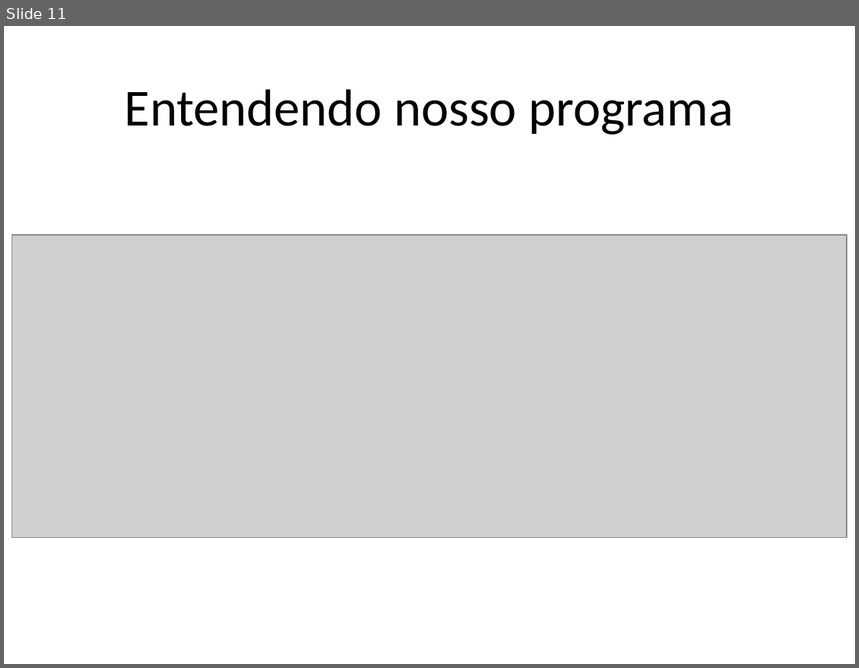
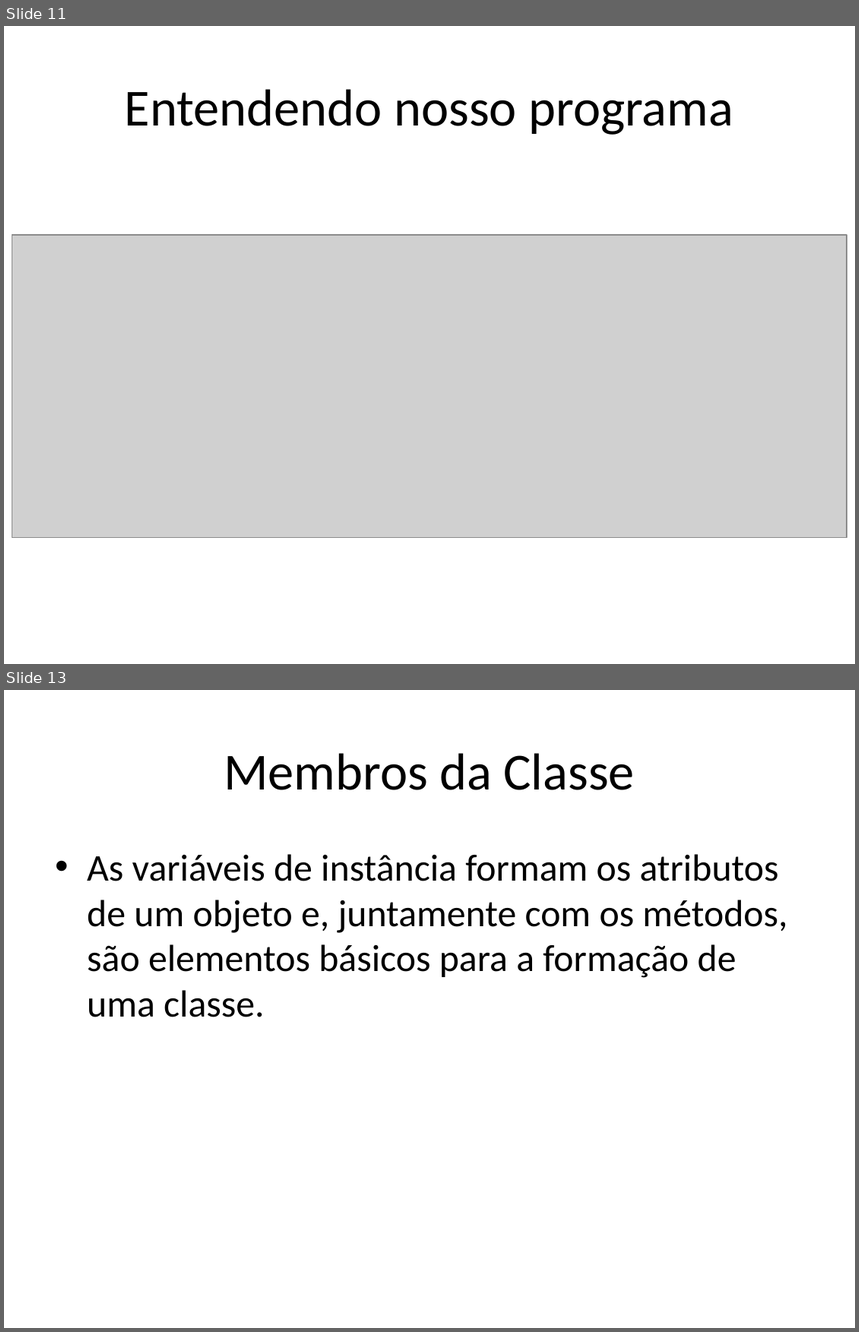
Before and after one commit to renanlessa/CursoJava, a slide deck: Documentos/Curso Java.pptx. Shown one above the other, each under a label of ours: slide 11 before the commit, slides 11 and 13 after it; the slides between them are not shown. The pictures are 859x668 and 859x1332 pixels, drawn with LibreOffice and Linux fonts; fonts in the diff are those of the drawing; grey boxes stand for pictures. Boxes give left, top, right and bottom in pixels: in the first picture for what was removed or moved away, otherwise in the second. Text is boxed around its words. In the diff, an @@ line names an element or a change of style, - is before the commit and + after.

```diff
--- a/Documentos/Curso Java.pptx
+++ b/Documentos/Curso Java.pptx
@@ slide 13 added at box(4, 690, 855, 1328), background #FFFFFF @@
@@ title added at box(224, 753, 634, 790), 44 pt, text #000000 @@
+Membros da Classe
@@ text added at box(87, 854, 788, 1018), 32 pt, text #000000 @@
+• As variáveis de instância formam os atributos de um objeto e, juntamente com os métodos, são elementos básicos para a formação de uma classe.
```
Also in this commit, not shown: 14 other slides added, 14 other files.
